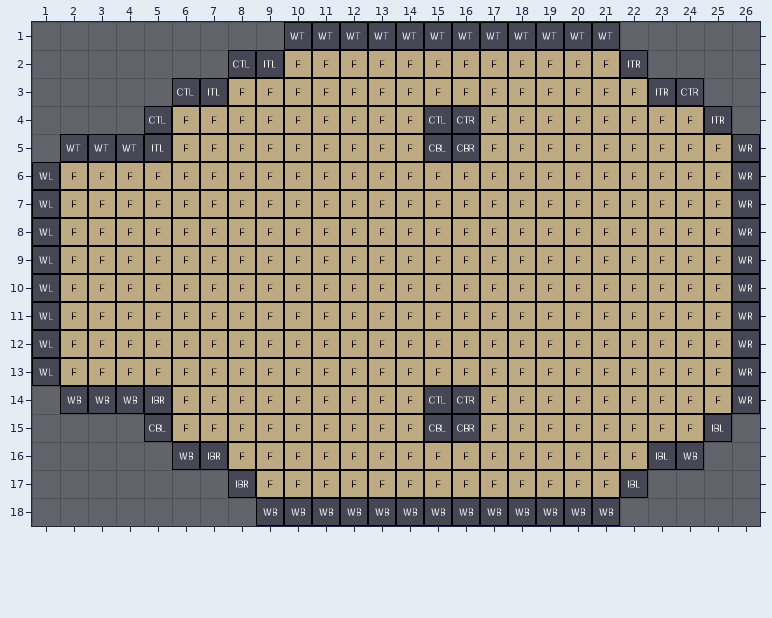
One commit to this Tiled map: assets/arena_mapV1.tmx. Above: the version before the commit.
Cells are 32x32 px. Shown: x 1..26, y 1..18.
Once edited:
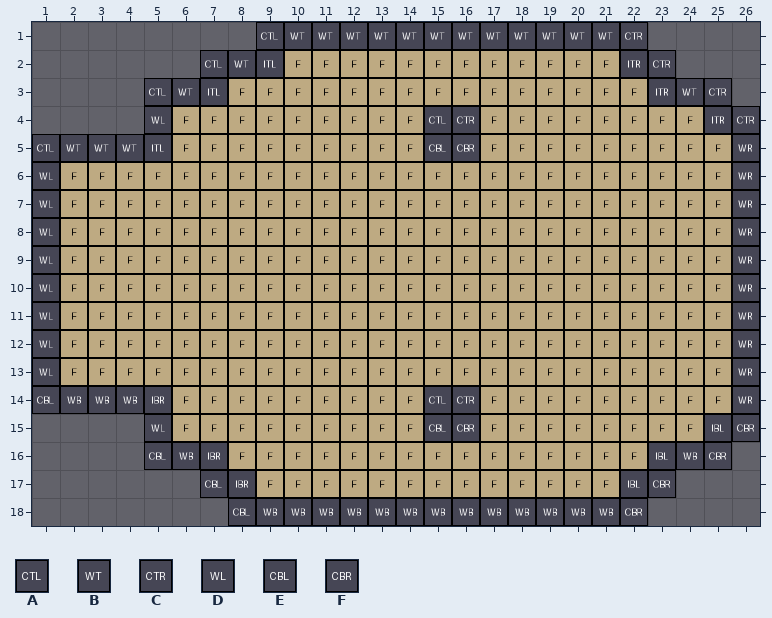
Key: from "arena": A 0 "wall_corner_top_left", B 1 "wall_top", C 2 "wall_corner_top_right", D 4 "wall_left", E 8 "wall_corner_bottom_left", F 10 "wall_corner_bottom_right".
_ is an empty cell, . an unchanged one.
The exact change:
--- layer "Tile Layer 1"
@@ x 1..26 @@
- 1 ........_............_....
- 2 ......_A.............._...
- 3 ...._A.................C_.
- 4 ....A...................._
- 5 _.........................
+ 1 ........A............C....
+ 2 ......AB..............C...
+ 3 ....AB.................BC.
+ 4 ....D....................C
+ 5 A.........................
@@ x 1..26 @@
-14 _.........................
-15 ....E...................._
-16 ...._..................._.
-17 ......_..............._...
-18 ......._............._....
+14 E.........................
+15 ....D....................F
+16 ....E...................F.
+17 ......E...............F...
+18 .......E.............F....
Pixel boxes of the changes (left, top, right, bottom) in both pictures:
changed: (144, 22, 284, 124)
changed: (620, 22, 760, 134)
added: (32, 134, 60, 162)
added: (32, 386, 60, 414)
changed: (144, 424, 172, 470)
added: (704, 414, 760, 470)
added: (200, 470, 256, 526)
added: (620, 470, 676, 526)
